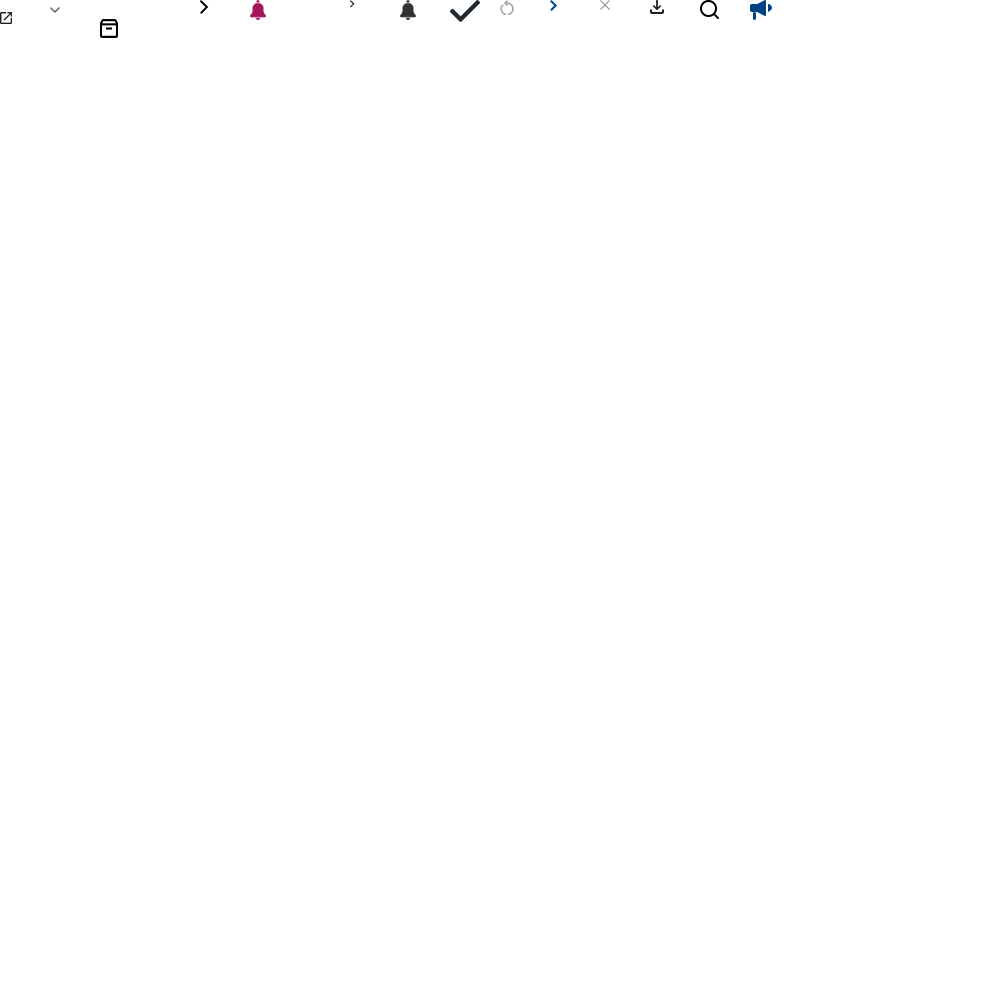
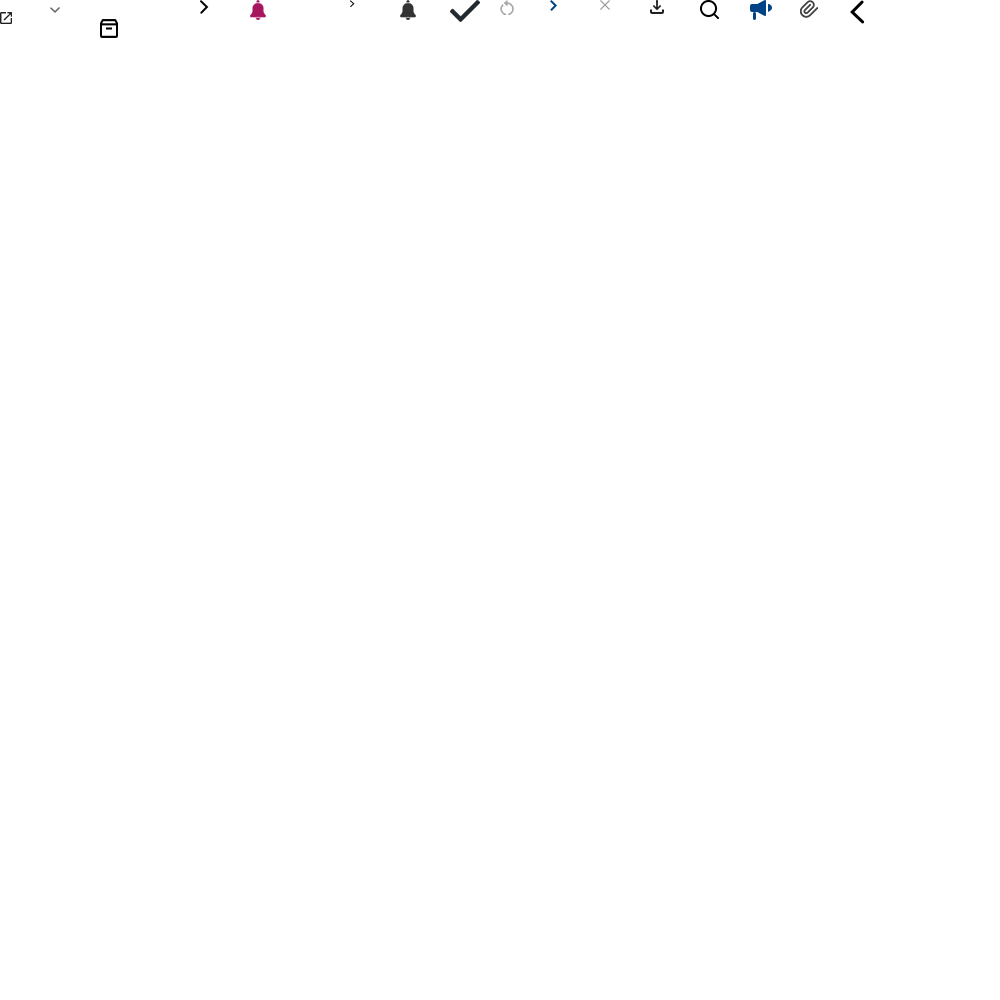
Before/after of a 1000px x 1000px layered artwork. What changed in the layer stack:
added layer "레이어 23" in group "그룹 1" over left=800, top=0, right=818, bottom=18
added layer "레이어 22" in group "그룹 1" over left=850, top=0, right=865, bottom=24
